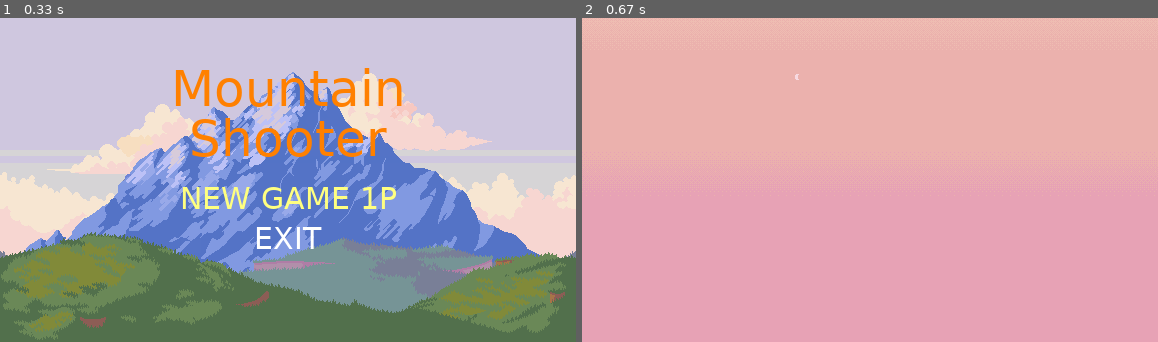
Above: before the commit, frames 1-2 (left to right).
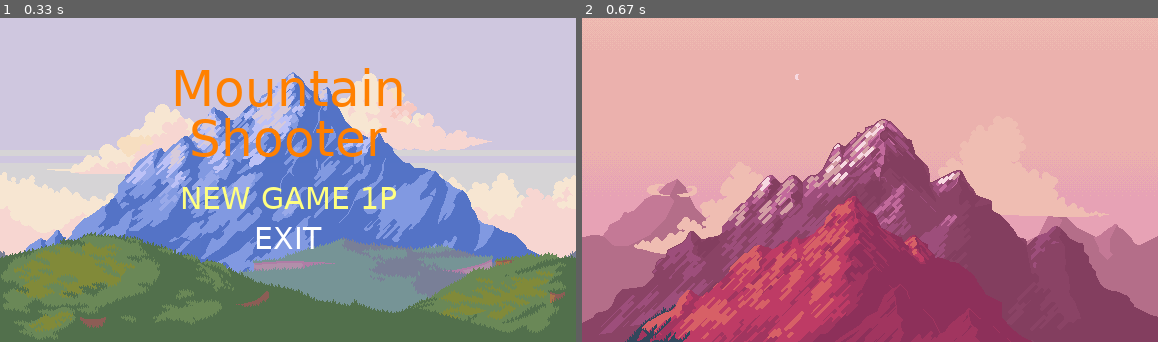
Above: after the commit, the same moments.

Repository: Andrew-2609/pygame-college-project
Game: pygame game, started from main.py
Same seed, same stepped clock (60 frames per second), same inputs: the game is played once before the commit and once after it.
Inputs:
- Up to frame 1 (0.33 s): no input
- Up to frame 2 (0.67 s): tap Enter at 0.33 s

Frame 1 is identical in both runs. In frame 2, 47% of the frame differs, in the area x 0-100%, y 31-100%.

Commit message:
feat: draw all backgrounds from level1 at once

Diff:
--- a/code/EntityFactory.py
+++ b/code/EntityFactory.py
@@ -12,4 +12,9 @@
 
     @staticmethod
     def get_background(name: str, position: tuple = (0, 0)):
-        return Background(name, position)
+        match name:
+            case 'level1':
+                list_bg: list[Background] = []
+                for i in range(6):
+                    list_bg.append(Background(f'level1_bg{i}', position))
+                return list_bg
--- a/code/Level.py
+++ b/code/Level.py
@@ -14,7 +14,7 @@
         self.window = window
         self.name = name
         self.entity_list: list[Entity] = []
-        self.entity_list.append(EntityFactory.get_background('level1_bg0'))
+        self.entity_list.extend(EntityFactory.get_background('level1'))
 
     def run(self, ):
         while True:
